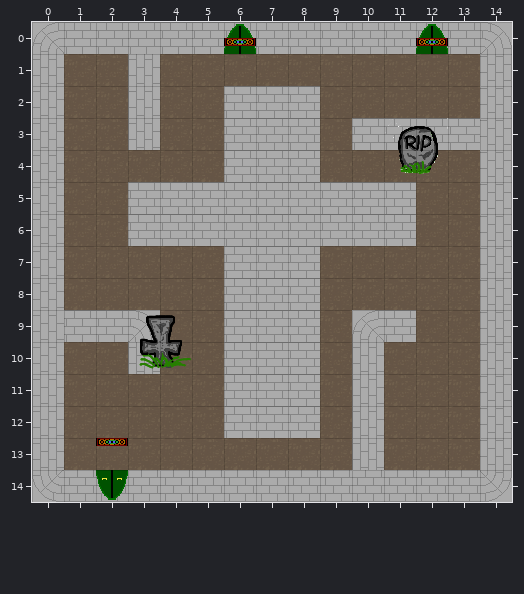
An edit to a level. Tiled map, resources/levels/level0/room3.tmx. This is how it looked before the edit.
Cells are 32x32 px. Shown: x 0..14, y 0..14.
Once edited:
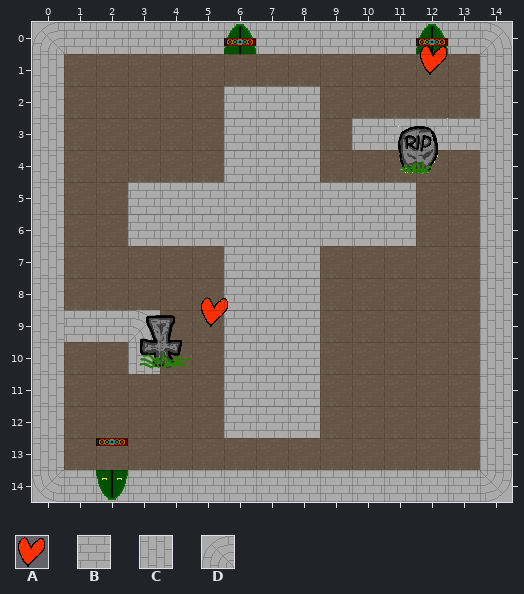
Key: from "heart": A 0; from "tiles-wall-floor": B 4, C 6, D 8.
_ is an empty cell.
Objects are placed by their top-left corner, in cells (3,4 is the top-left corner of cell 3,4); size is 1x1 cell unless given.
Tiles replaced or removed in this view: B, C, D.
Changes in this commit:
Changed rows in their new state; . is an unchanged cell.
Layer "walls":
first column x 3:
 1 _
 2 _
 3 _
first column x 10:
 9 __
10 _.
11 _.
12 _.
13 _.
Layer "objects":
added: A "heart" at 12.1,0.7
added: A "heart" at 5.2,8.6
